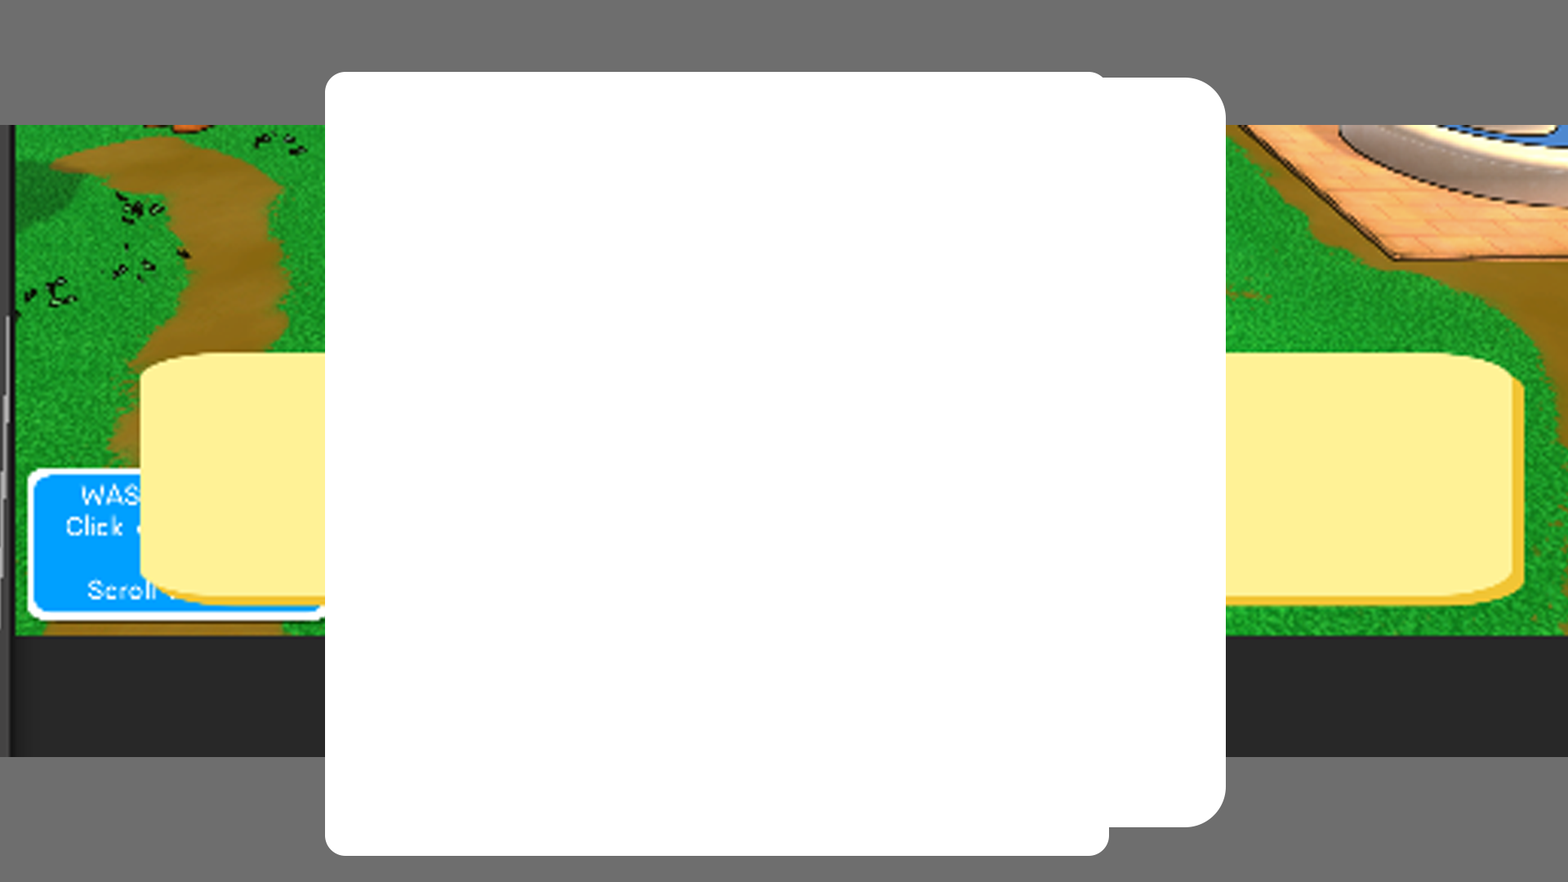
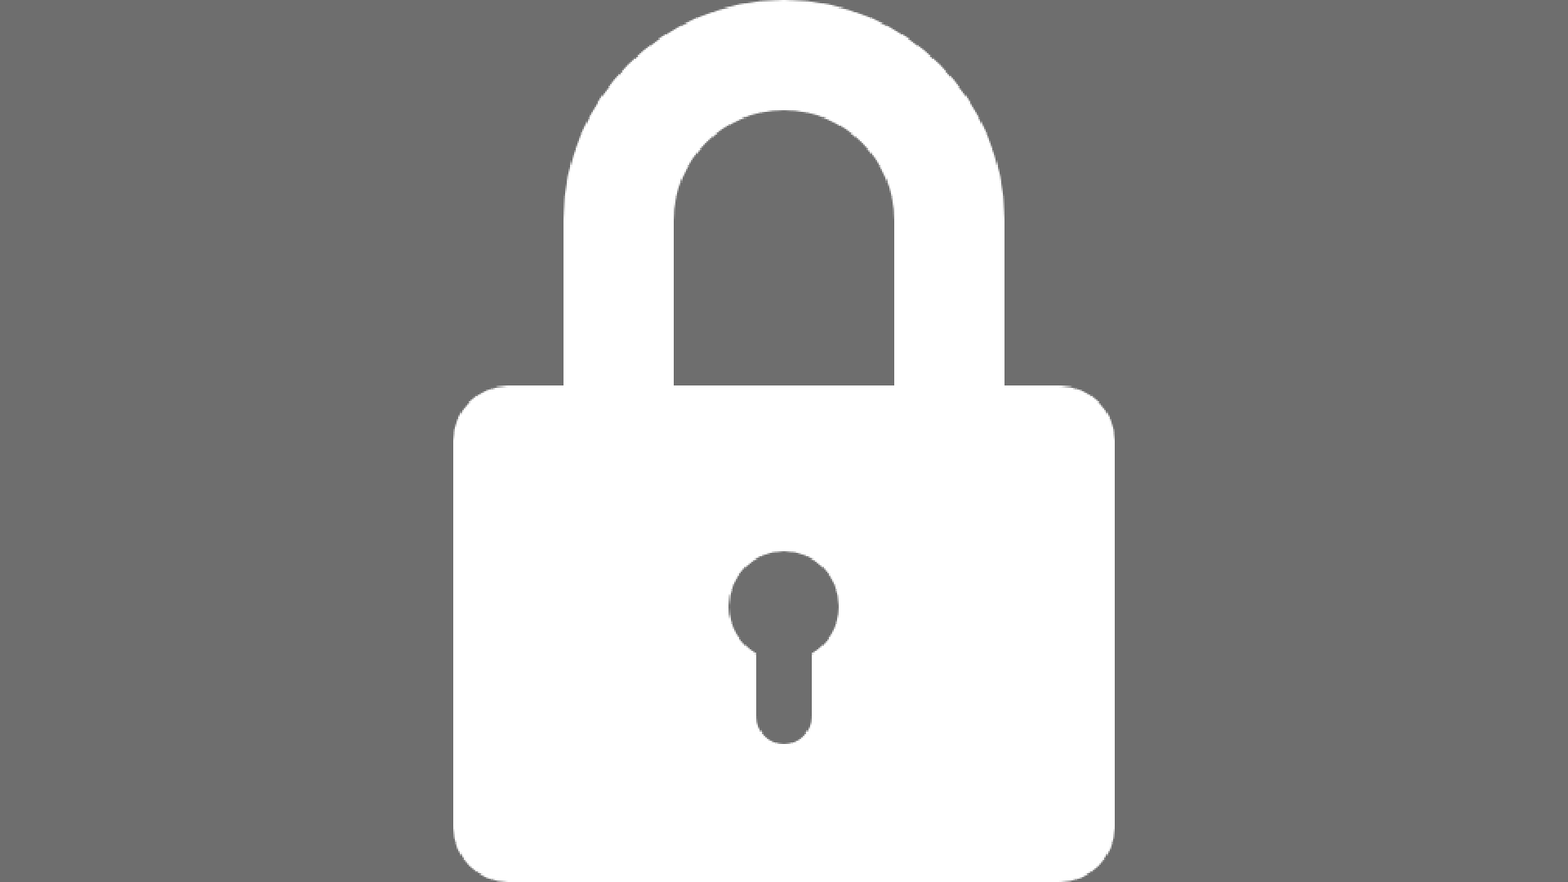
Comparing the layer stacks of the two (1568, 882) images. Changes:
added layer "lock" above "Rectangle 30" over [453, 0, 1115, 882]
hid "Rectangle 30", painted on it over [325, 71, 1110, 856]
hid "Rectangle 29" over [476, 77, 1226, 828]
hid "Layer 41" over [0, 124, 1568, 758]